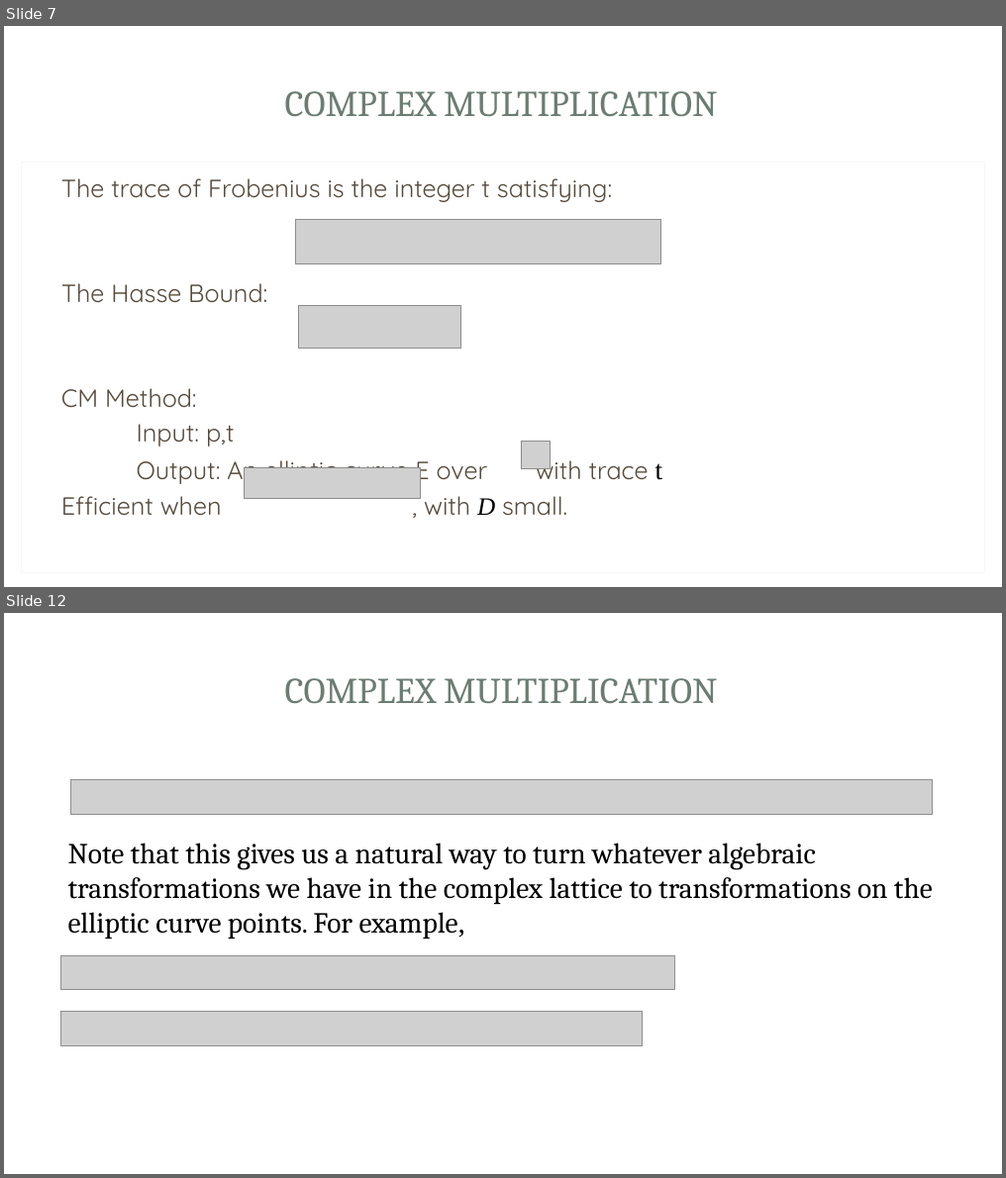
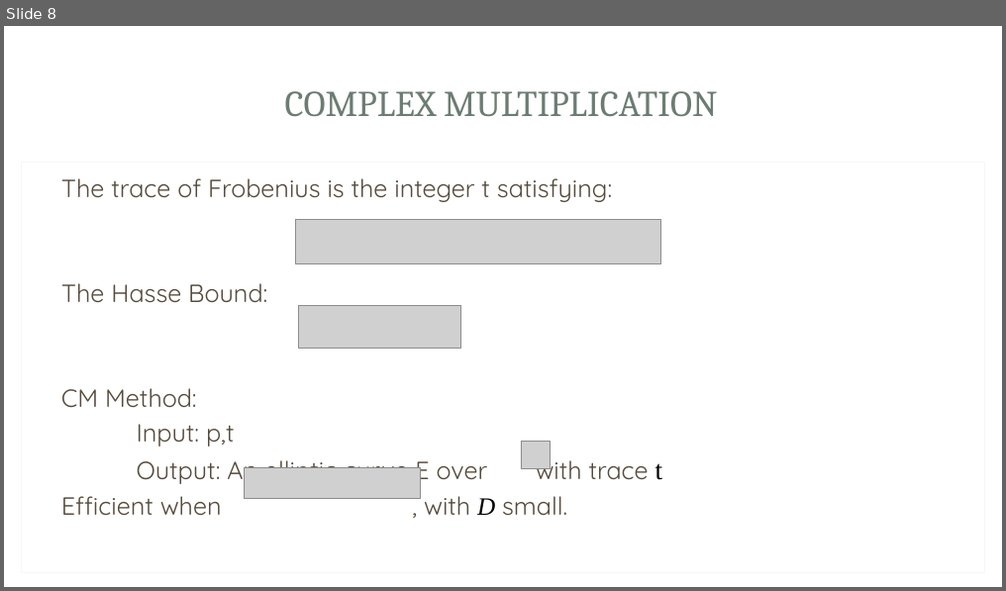
Before and after one commit to Srizzle/CS276-Project-Writeup, a slide deck: Presentation.ppt.pptx. Shown one above the other, each under a label of ours: slides 7 and 12 before the commit, slide 8 after it; the slides between them are not shown. The pictures are 1006x1178 and 1006x591 pixels, drawn with LibreOffice and Linux fonts; fonts in the diff are those of the drawing; grey boxes stand for pictures; background and template pictures are left out. Boxes give left, top, right and bottom in pixels: in the first picture for what was removed or moved away, otherwise in the second. Text is boxed around its words. In the diff, an @@ line names an element or a change of style, - is before the commit and + after.

```diff
--- a/Presentation.ppt.pptx
+++ b/Presentation.ppt.pptx
@@ slide 12 removed at (4,613,1002,1174), background picture (left out); not listed: 3 template elements that a slide beside it also shows @@
@@ title removed at (285,678,717,703) @@
-COMPLEX MULTIPLICATION
@@ picture removed at (70,780,932,814) @@
@@ text removed at (68,843,933,940) @@
-Note that this gives us a natural way to turn whatever algebraic transformations we have in the complex lattice to transformations on the elliptic curve points. For example,
@@ picture removed at (60,957,675,990) @@
@@ picture removed at (60,1011,642,1047) @@
@@ what was slide 7 is now slide 8 @@
```
Also in this commit, not shown: 6 slides changed, 6 slides added, 4 other slides removed, 4 other files.
